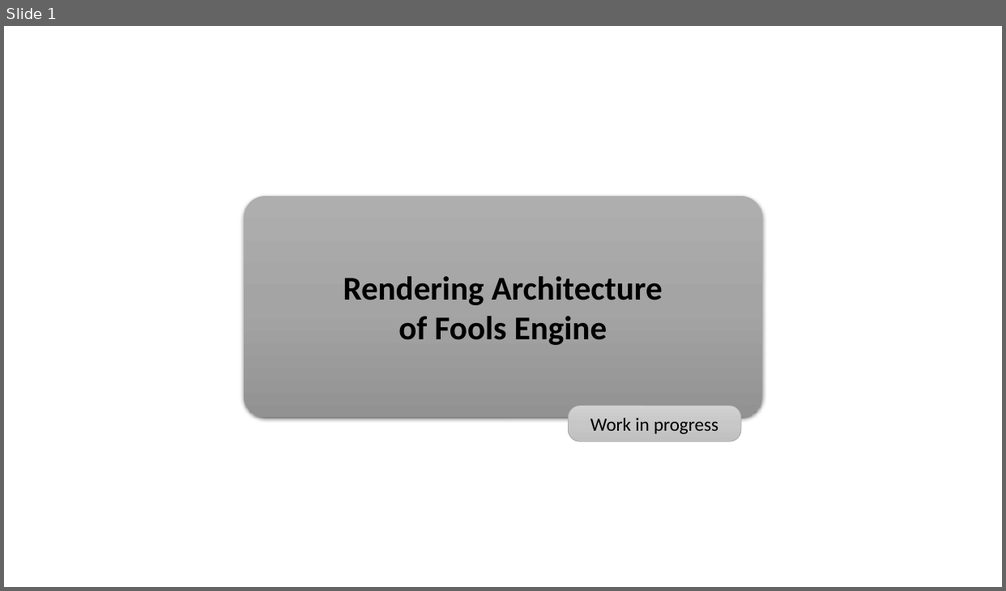
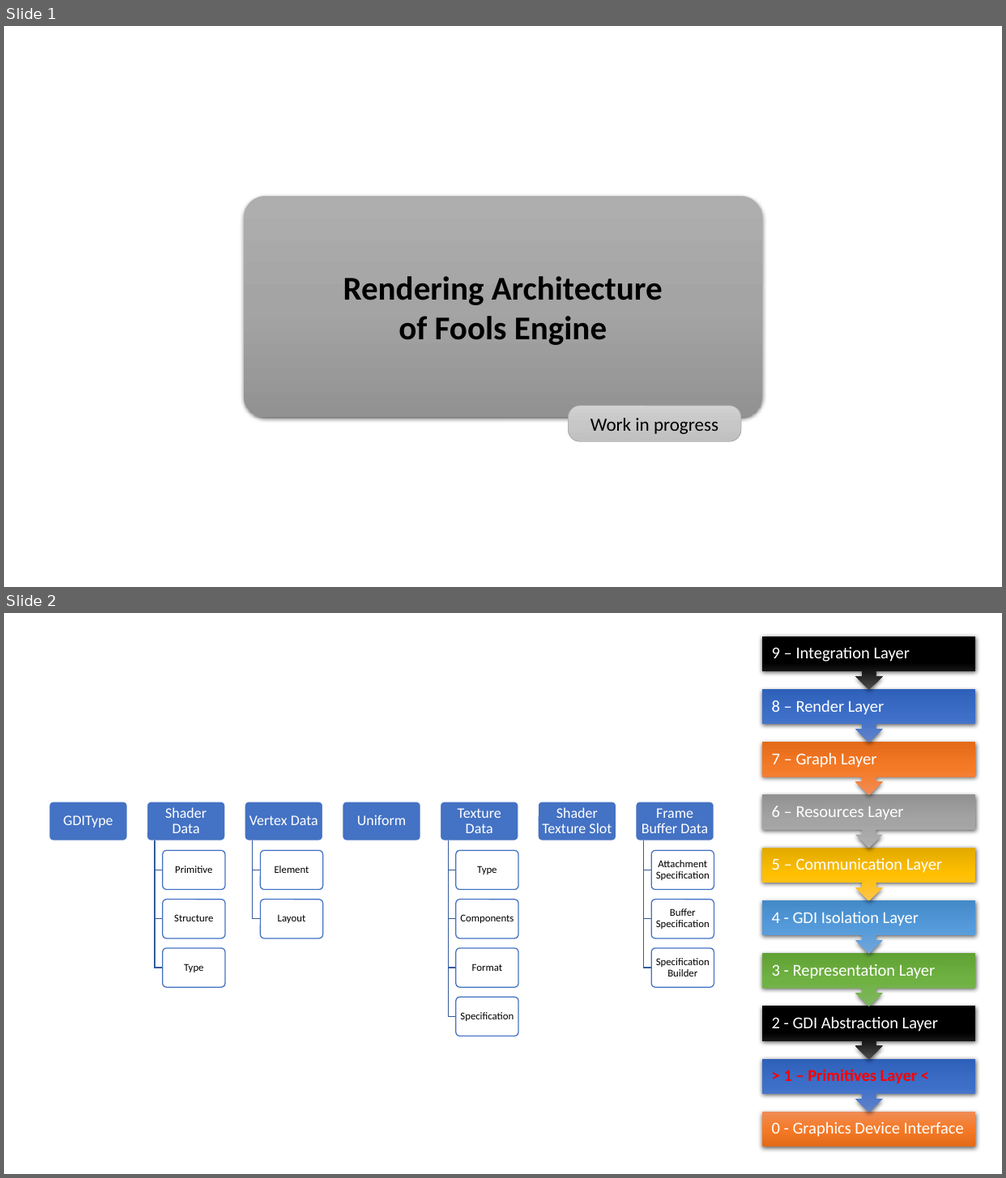
Before and after one commit to pawel-kaleta/FoolsEngine, a slide deck: Documentation/Rendering Architecture.pptx. Shown one above the other, each under a label of ours: slide 1 before the commit, slides 1 and 2 after it. The pictures are 1006x591 and 1006x1178 pixels, drawn with LibreOffice and Linux fonts; fonts in the diff are those of the drawing. Boxes give left, top, right and bottom in pixels: in the first picture for what was removed or moved away, otherwise in the second. Text is boxed around its words. In the diff, an @@ line names an element or a change of style, - is before the commit and + after.

Commit message:
Removing VertexArray class and incorporating it in OpenGLVertexBuffer

```diff
--- a/Documentation/Rendering Architecture.pptx
+++ b/Documentation/Rendering Architecture.pptx
@@ slide 2 added at bbox=[4, 613, 1002, 1174], background #FFFFFF @@
@@ group added at bbox=[762, 636, 976, 1147]: 10 texts, 9 up arrow callouts, 1 rectangle @@
+0 - Graphics Device Interface
+> 1 – Primitives Layer <
+2 - GDI Abstraction Layer
+3 - Representation Layer
+4 - GDI Isolation Layer
+5 – Communication Layer
+6 – Resources Layer
+7 – Graph Layer
+8 – Render Layer
+9 – Integration Layer
@@ group added at bbox=[49, 802, 714, 1036]: 19 rounded rectangles, 19 texts, 12 freeform shapes @@
+GDIType
+Shader Data
+Primitive
+Structure
+Type
+Vertex Data
+Element
+Layout
+Uniform
+Texture Data
+Type
+Components
+Format
+Specification
+Shader Texture Slot
+Frame Buffer Data
+Attachment Specification
+Buffer Specification
+Specification Builder
```
Also in this commit, not shown: 1 slide changed, 8 other slides added, 39 other files.
